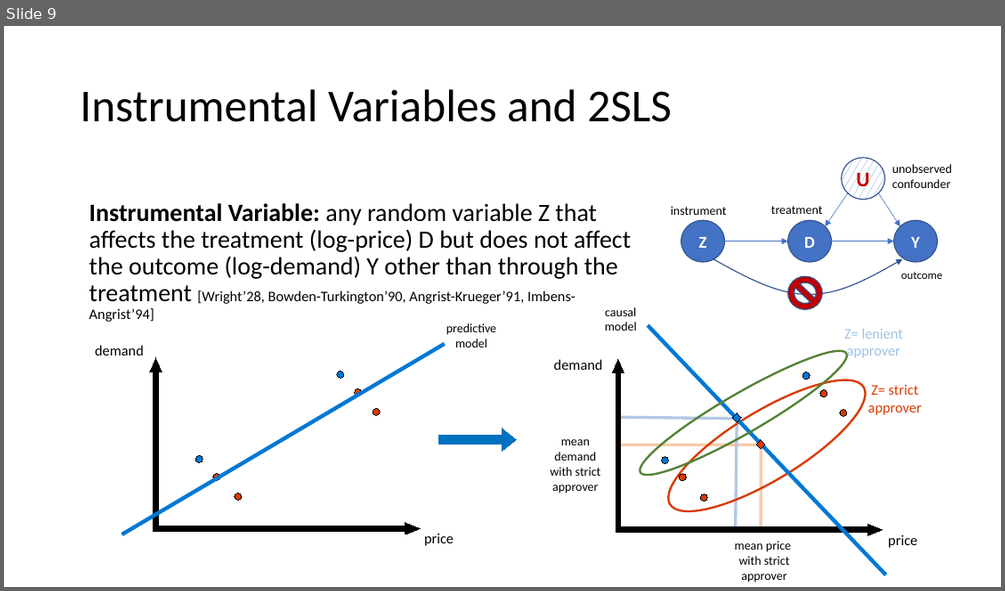
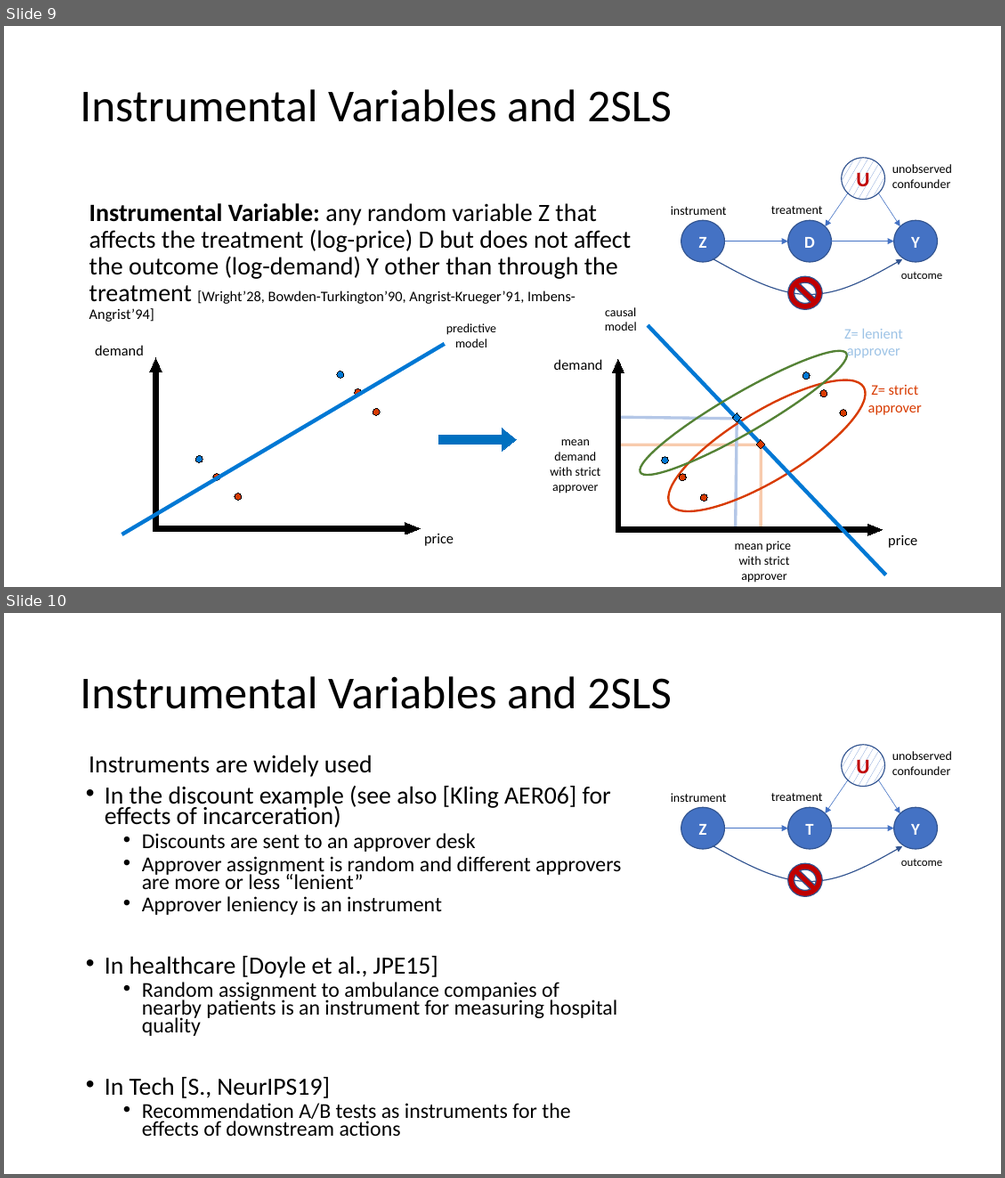
Before and after one commit to stanford-msande228/winter24, a slide deck: assets/presentations/MSANDE228_Lecture15_Unobserved_Confounding_and_Instruments.pptx. Shown one above the other, each under a label of ours: slide 9 before the commit, slides 9 and 10 after it. The pictures are 1005x591 and 1005x1178 pixels, drawn with LibreOffice and Linux fonts; fonts in the diff are those of the drawing. Boxes give left, top, right and bottom in pixels: in the first picture for what was removed or moved away, otherwise in the second. Text is boxed around its words. In the diff, an @@ line names an element or a change of style, - is before the commit and + after.

```diff
--- a/assets/presentations/MSANDE228_Lecture15_Unobserved_Confounding_and_Instruments.pptx
+++ b/assets/presentations/MSANDE228_Lecture15_Unobserved_Confounding_and_Instruments.pptx
@@ slide 10 added at <box>4,613,1001,1174</box>, background #FFFFFF @@
@@ title added at <box>80,676,672,709</box>, 44 pt, text #000000 @@
+Instrumental Variables and 2SLS
@@ text added at <box>89,755,621,1135</box>, 20.4 pt, text #000000 @@
+Instruments are widely used
+• In the discount example (see also [Kling AER06] for effects of incarceration)
+  • Discounts are sent to an approver desk
+  • Approver assignment is random and different approvers are more or less “lenient”
+  • Approver leniency is an instrument
+• In healthcare [Doyle et al., JPE15]
+  • Random assignment to ambulance companies of nearby patients is an instrument for measuring hospital quality
+• In Tech [S., NeurIPS19]
+  • Recommendation A/B tests as instruments for the effects of downstream actions
@@ group added at <box>671,745,952,896</box>: 4 ellipses, 4 arrows, 4 texts, 1 freeform shape, 1 no-entry sign @@
+T
+Y
+U
+Z
+unobserved confounder
+outcome
+treatment
+instrument
```
Also in this commit, not shown: 1 slide changed, 4 other slides added, 1 slide removed.
